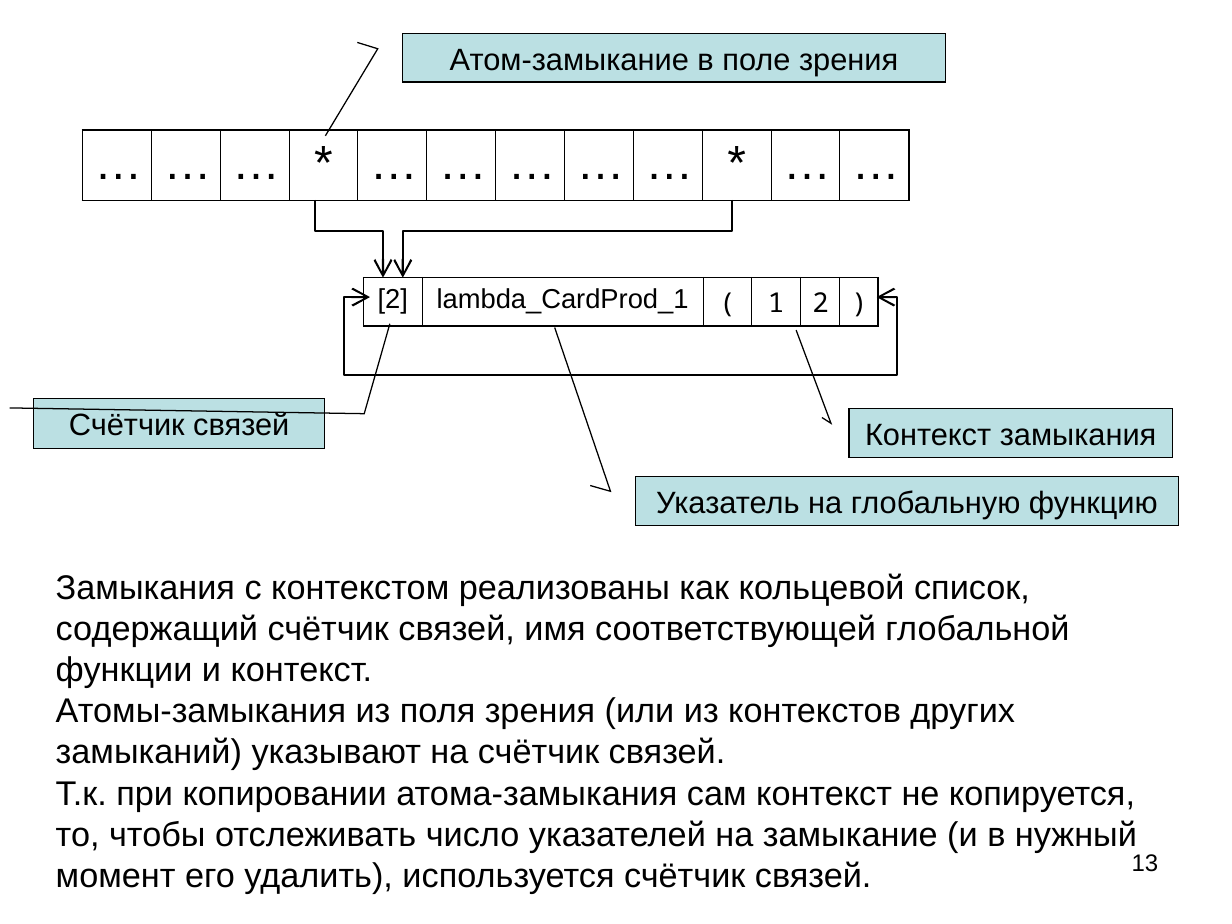
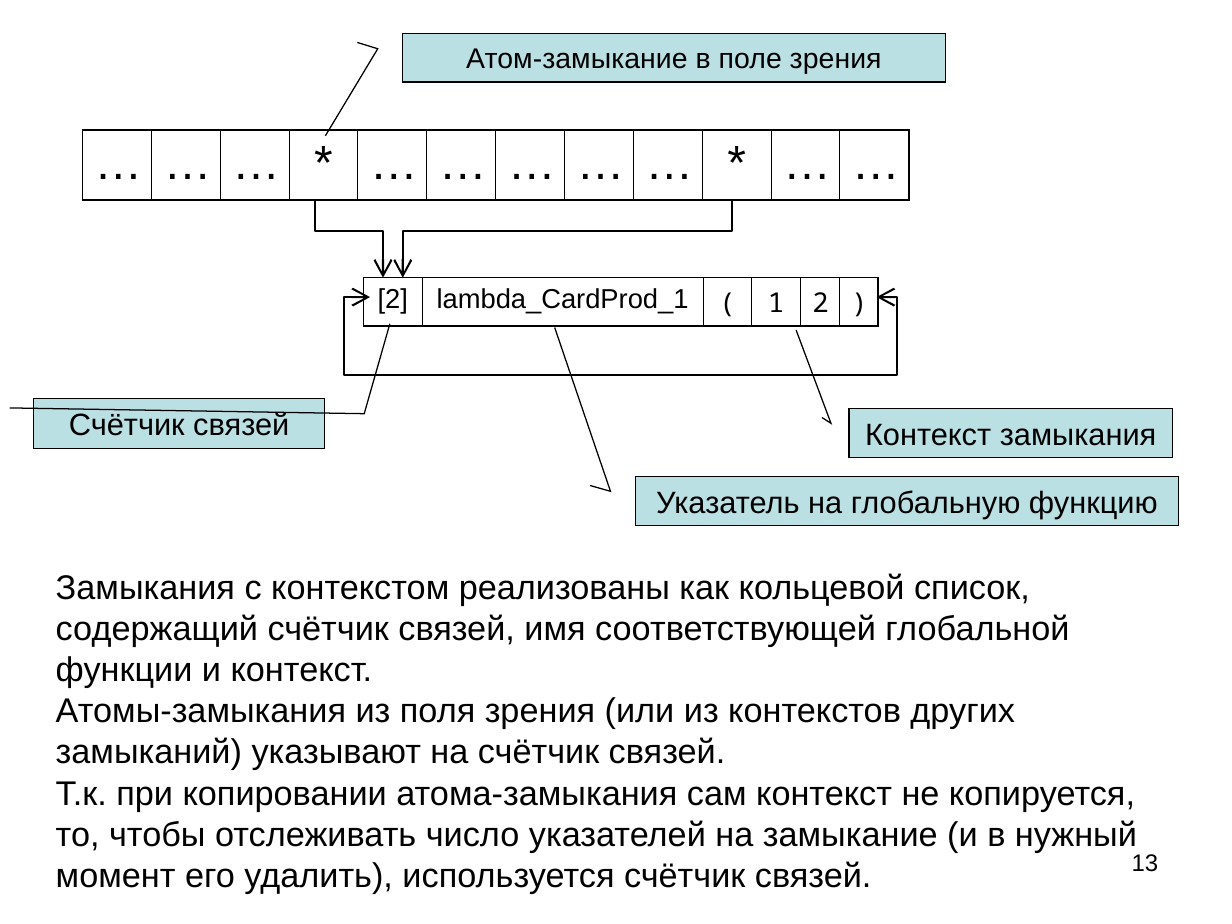
Before and after one commit to bmstu-iu9/refal-5-lambda, a slide deck: slide 13 of doc/Компилятор Простого Рефала.ppt. Drawn at 1232x924 pixels with LibreOffice and Linux fonts; fonts in the diff are those of the drawing. Boxes give left, top, right and bottom in pixels: in the first picture for what was removed or moved away, otherwise in the second. Text is boxed around its words. In the diff, an @@ line names an element or a change of style, - is before the commit and + after.

```diff
--- a/doc/Компилятор Простого Рефала.ppt
+++ b/doc/Компилятор Простого Рефала.ppt
@@ border callout "Атом-замыкание в поле зрения" at box(403, 33, 946, 81): size 18 to 16.6 pt @@
```
Also in this commit, not shown: 6 other slides changed, 6 other files.
